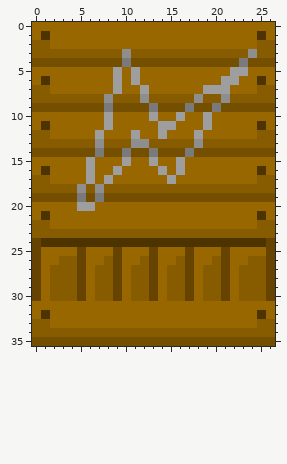
One commit to this pixel-art sprite: Project/Resources/img/crate_laser.png. That is the earlier state.
The file is 27x36 pixels. Colours within 5 levels of each other are drawn and written as one.
New version:
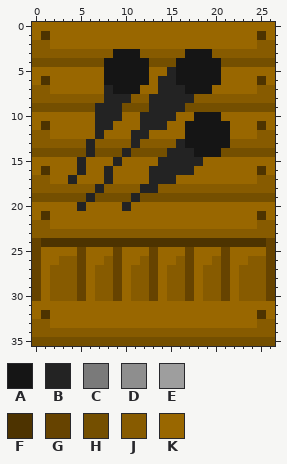
Palette (. is transparent): A #151515  B #232323  C #7a7a7a  D #8e8e8e  E #9e9e9e  F #4d3300  G #664300  H #744f00  J #875b00  K #996700
What changed:
Colour C gives way to colour A in row 4 at x 10.
Colour D gives way to colour A in row 3 at x 10; in row 13 at x 18.
Colour E gives way to colour A in rows 5 to 6 at x 9 and 11; in row 7 at x 9 and 19; in rows 10 to 11 at x 19; in row 12 at x 18.
Colour H gives way to colour A in row 4 at x 8 to 9, 11 to 12 and 16 to 20; in row 14 at x 18 to 20.
Colour J gives way to colour A in row 3 at x 9, 11 and 17 to 19; in row 13 at x 17 and 19 to 21.
Colour K gives way to colour A in rows 5 to 6 at x 8, 10, 12 and 16 to 20; in row 7 at x 10 to 11 and 17 to 18; in row 10 at x 18 and 20; in row 11 at x 17 to 18 and 20 to 21; in row 12 at x 17 and 19 to 21.
Colour C gives way to colour B in row 9 at x 8 and 13; in row 14 at x 10 and 17.
Colour D gives way to colour B in row 8 at x 8; in row 13 at x 11; in row 18 at x 7.
Colour E gives way to colour B in row 10 at x 8 and 13; in row 11 at x 8 and 14; in row 12 at x 7 and 11; in row 15 at x 16; in row 16 at x 14 and 16; in row 17 at x 8 and 15.
Colour E gives way to colour B in row 20 at x 5.
Colour H gives way to colour B in row 9 at x 7, 9 and 14 to 16; in row 14 at x 6 and 15 to 16; in row 19 at x 6 and 11.
Colour J gives way to colour B in row 8 at x 9 to 10 and 13 to 17; in row 13 at x 6 and 16; in row 18 at x 12 to 13.
Colour K gives way to colour B in row 5 at x 15; in row 6 at x 14 to 15; in row 7 at x 8 and 14 to 16; in row 10 at x 7, 9, 12 and 14 to 15; in row 11 at x 7 and 12 to 13; in row 12 at x 12.
Colour K gives way to colour B in row 15 at x 5, 9, 14 to 15 and 17 to 18; in row 16 at x 5, 8, 13, 15 and 17; in row 17 at x 4 and 13 to 14; in row 20 at x 10.
Colour C gives way to colour H in row 4 at x 23; in row 9 at x 17 and 20; in row 14 at x 7 and 13; in row 19 at x 5 and 7.
Colour D gives way to colour J in row 3 at x 24; in row 8 at x 12, 18 and 21; in row 13 at x 7 and 12; in row 18 at x 5.
Colour E gives way to colour K in row 5 at x 22 to 23; in row 6 at x 21 to 22; in row 7 at x 12 and 20 to 21; in row 10 at x 16; in row 11 at x 15; in row 12 at x 14.
Colour E gives way to colour K in row 15 at x 6, 10 and 13; in row 16 at x 6 and 9; in row 17 at x 6; in row 20 at x 6.
Pixel boxes of the changes (left, top, right, bottom) in both pictures:
changed: (68, 49, 257, 211)
